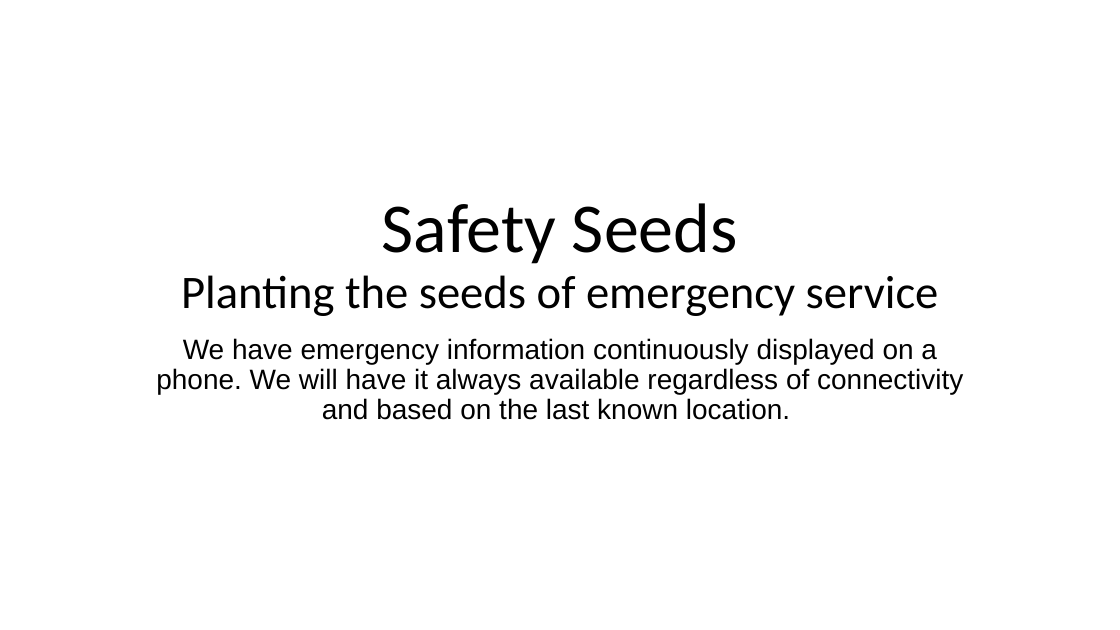
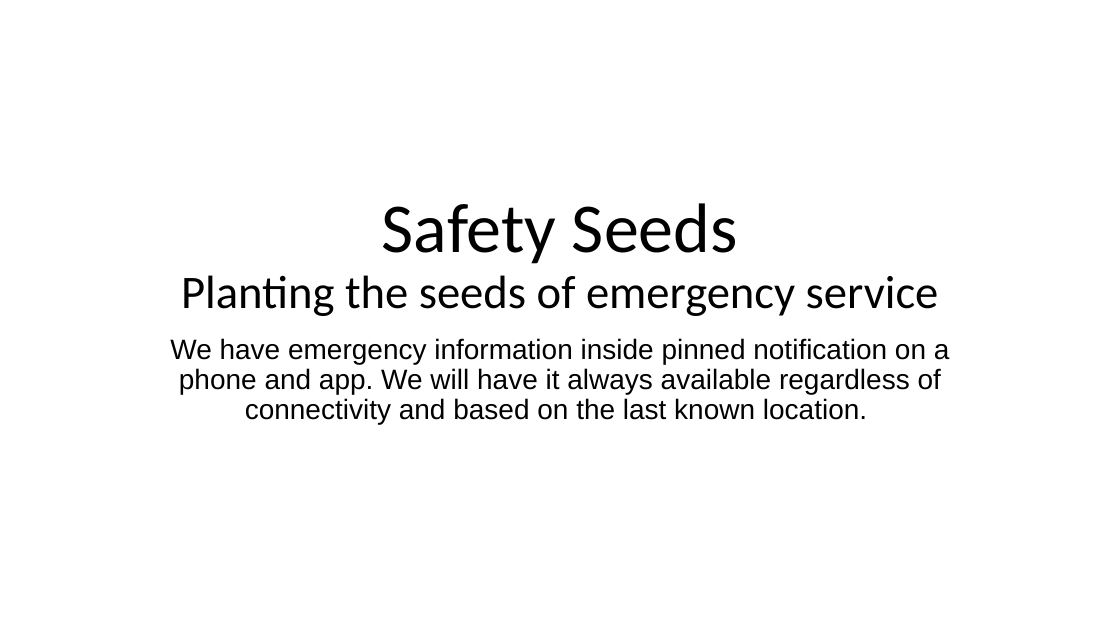
Before and after one commit to JohnPAguirre/SafetySeeds, a slide deck: slide 1 of SafetySeeds.pptx. Drawn at 1120x630 pixels with LibreOffice and Linux fonts; fonts in the diff are those of the drawing. Boxes give left, top, right and bottom in pixels: in the first picture for what was removed or moved away, otherwise in the second. Text is boxed around its words. In the diff, an @@ line names an element or a change of style, - is before the commit and + after.

```diff
--- a/SafetySeeds.pptx
+++ b/SafetySeeds.pptx
@@ subtitle at [170,338,950,424]: text changed @@
-We have emergency information continuously displayed on a phone. We will have it always available regardless of connectivity and based on the last known location.
+We have emergency information inside pinned notification on a phone and app. We will have it always available regardless of connectivity and based on the last known location.
```
Also in this commit, not shown: 4 other slides changed.
